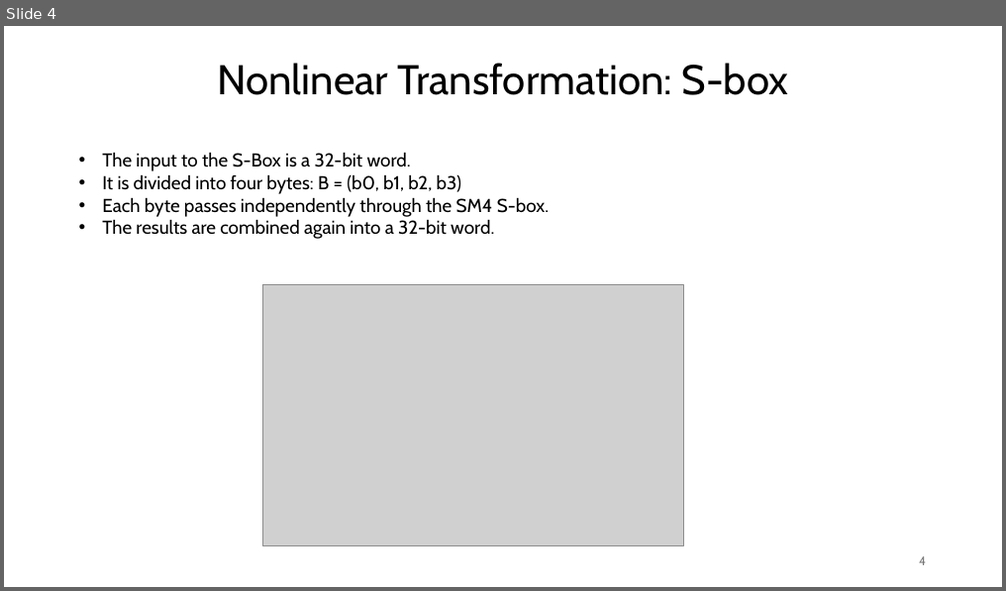
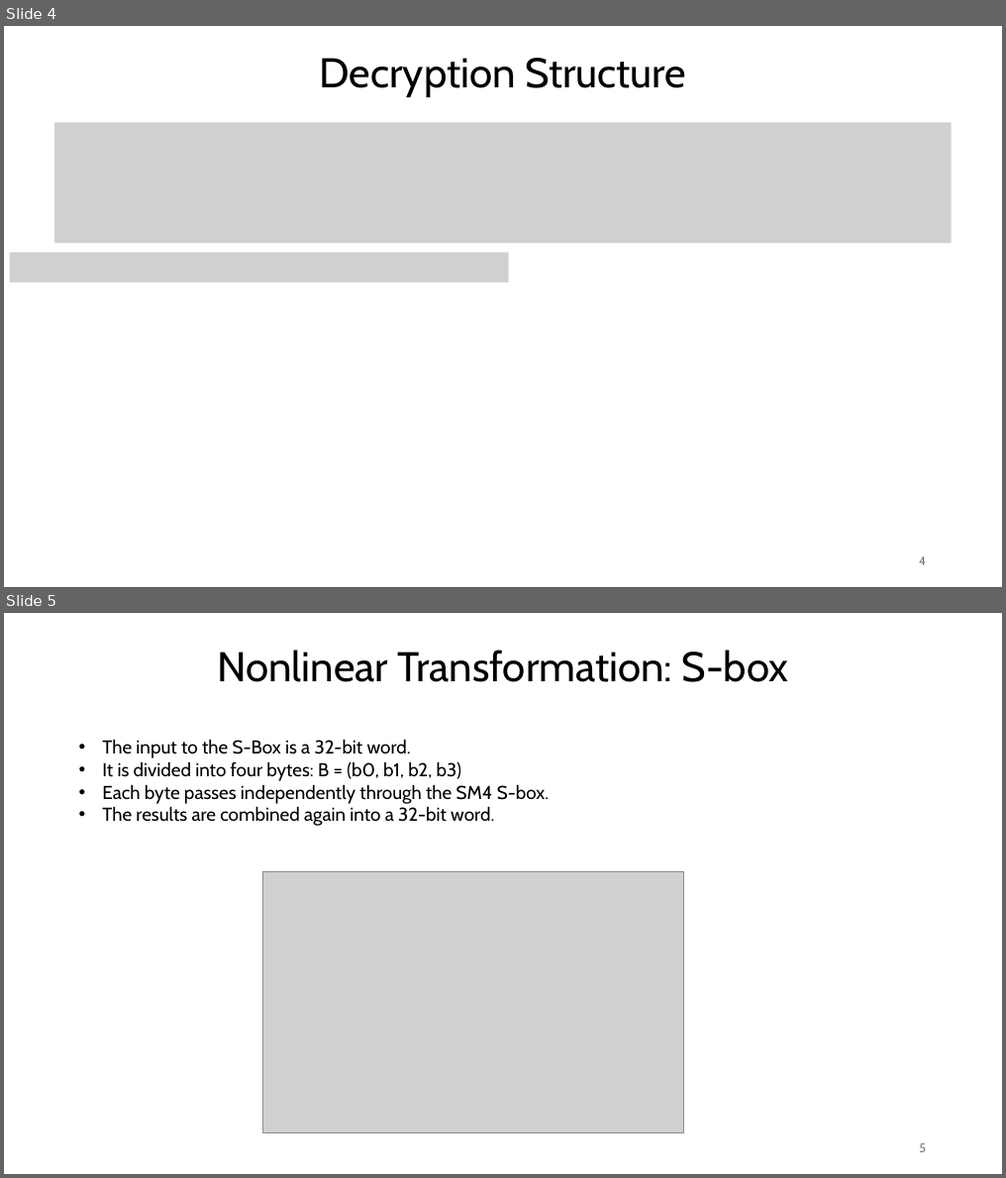
Before and after one commit to Specht1000/PFE-SM4-Fault-Injection, a slide deck: docs/Apresentation_PFE.pptx. Shown one above the other, each under a label of ours: slide 4 before the commit, slides 4 and 5 after it. The pictures are 1006x591 and 1006x1178 pixels, drawn with LibreOffice and Linux fonts; fonts in the diff are those of the drawing; grey boxes stand for pictures. Boxes give left, top, right and bottom in pixels: in the first picture for what was removed or moved away, otherwise in the second. Text is boxed around its words. In the diff, an @@ line names an element or a change of style, - is before the commit and + after.

```diff
--- a/docs/Apresentation_PFE.pptx
+++ b/docs/Apresentation_PFE.pptx
@@ slide 4 added at box(4, 26, 1002, 587), background #FFFFFF @@
@@ text added at box(320, 58, 686, 97), 40 pt, text #000000 @@
+Decryption Structure
@@ picture added at box(54, 123, 951, 244) @@
@@ picture added at box(10, 252, 509, 282) @@
@@ page number added at box(919, 557, 926, 566), 12 pt, text #797979 @@
+4
@@ what was slide 4 is now slide 5 @@
@@ page number at box(919, 1144, 926, 1153): text changed @@
-4
+5
```
Also in this commit, not shown: 3 slides changed, 12 other files.
